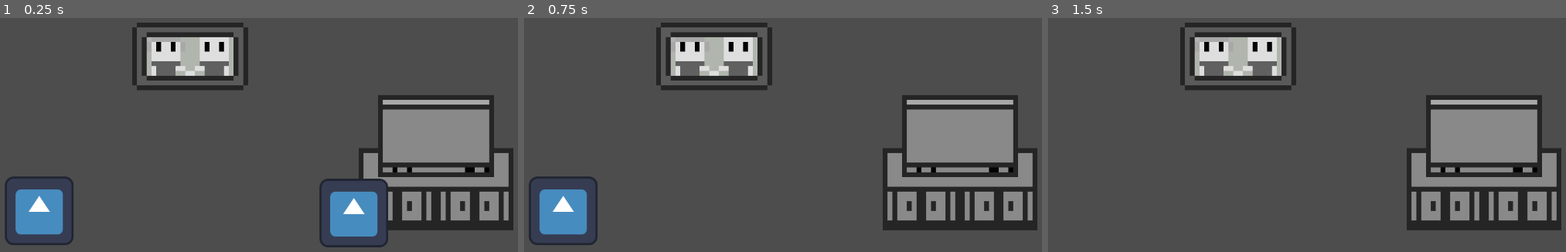
Above: before the commit, frames 1-3 (left to right).
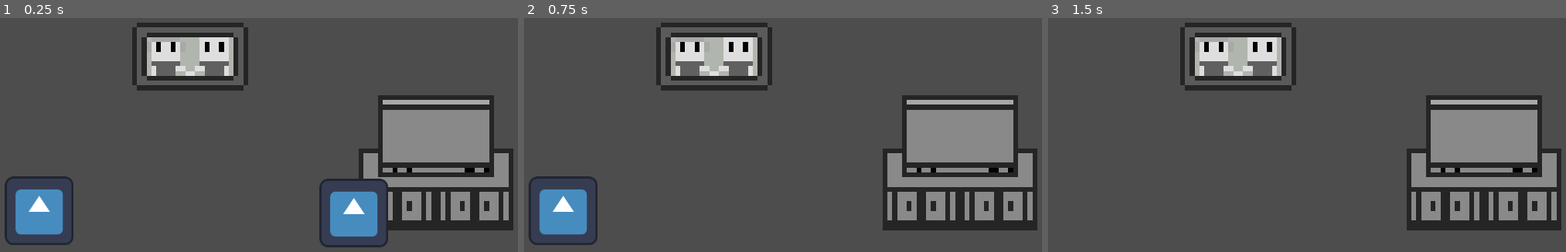
Above: after the commit, the same moments.

Repository: discordLC/Scream-Secret-Game-Jam
Game: Godot game, scene res://Scenes/World/room_1.tscn
Same seed, same stepped clock (60 frames per second), same inputs: the game is played once before the commit and once after it. The project has no main scene, so this scene is started directly. The engine's default icon, where the game draws it, is replaced by a stand-in: a white triangle on a blue panel in a dark square.
Inputs (mouse positions are in pixels of both pictures, inside the frame that each line leads up to):
- Up to frame 1 (0.25 s): no input
- Up to frame 2 (0.75 s): tap Enter at 0.5 s; move the mouse to (876, 212) at 0.52 s; click (876, 212) at 0.67 s
- Up to frame 3 (1.5 s): tap Space at 1.25 s; move the mouse to (1089, 209) at 1.27 s; click (1089, 209) at 1.42 s

The runs differ from the first frame. In frame 1, 0.5% of the frame differs, in the area x 28-99%, y 5-87%; in frame 2, 0.5%; in frame 3, 0.5%.

Commit message:
Adjustments

Diff:
--- a/Scenes/Environment/clickable_item.tscn
+++ b/Scenes/Environment/clickable_item.tscn
@@ -16,3 +16,5 @@
 [node name="CollisionShape2D" type="CollisionShape2D" parent="."]
 z_index = 1
 shape = SubResource("RectangleShape2D_v0nvd")
+
+[connection signal="input_event" from="." to="." method="_on_input_event"]
--- a/Scenes/World/room_2.tscn
+++ b/Scenes/World/room_2.tscn
@@ -1,3 +1,32 @@
-[gd_scene format=3 uid="uid://dwddgwrfk83d3"]
+[gd_scene load_steps=5 format=3 uid="uid://dwddgwrfk83d3"]
+
+[ext_resource type="Script" path="res://Scripts/Managers/game_manager.gd" id="1_h0g4e"]
+[ext_resource type="PackedScene" uid="uid://de0bl7qko5b6o" path="res://Scenes/Environment/changing_tv.tscn" id="1_nc1qb"]
+[ext_resource type="PackedScene" uid="uid://bn6ndatau34gr" path="res://Scenes/Environment/changing_picture.tscn" id="2_awq1x"]
+[ext_resource type="PackedScene" uid="uid://buakxy8kmqr2d" path="res://Scenes/Environment/clickable_item.tscn" id="3_t6c4s"]
 
 [node name="Room_2" type="Node2D"]
+script = ExtResource("1_h0g4e")
+
+[node name="SubViewport" type="SubViewport" parent="."]
+size = Vector2i(1920, 1080)
+
+[node name="Camera2D2" type="Camera2D" parent="SubViewport"]
+position = Vector2(580, 323)
+
+[node name="Environment" type="Node2D" parent="."]
+
+[node name="Changing_TV" parent="Environment" instance=ExtResource("1_nc1qb")]
+position = Vector2(508, 471)
+
+[node name="Changing Picture" parent="Environment" instance=ExtResource("2_awq1x")]
+position = Vector2(596, 250)
+
+[node name="ClickableItem" parent="Environment" instance=ExtResource("3_t6c4s")]
+z_index = 1
+position = Vector2(981, 560)
+
+[node name="ClickableItem2" parent="Environment" instance=ExtResource("3_t6c4s")]
+z_index = 1
+position = Vector2(299, 207)
+item_type = 1
--- a/Scripts/Items/clickable_item.gd
+++ b/Scripts/Items/clickable_item.gd
@@ -26,10 +26,7 @@
 	# Set the click message based on the item type
 	click_message = click_messages.get(item_type, "Unknown item")
 
-	# Connecting Area2D to itself through code in _ready() rather than creating more work through Node :D
-	self.input_event.connect(_on_input_event)
-
-func _on_input_event(_viewport: Viewport, event: InputEvent, _shape_idx: int):
+func _on_input_event(_viewport, event, _shape_idx):
 	if event is InputEventMouseButton and event.pressed:
 		print(click_message)
 		queue_free()
--- a/Scripts/Managers/game_manager.gd
+++ b/Scripts/Managers/game_manager.gd
@@ -21,6 +21,3 @@
 		# Screen is taller than the target aspect ratio
 		var new_height = int(screen_size.x / target_aspect)
 		viewport.size = Vector2i(int(screen_size.x), new_height)
-
-	# Ensure viewport size is properly updated with integer values
-	viewport.size = Vector2i(viewport.size.x, viewport.size.y)
--- a/project.godot
+++ b/project.godot
@@ -16,7 +16,7 @@
 
 [display]
 
-window/stretch/mode="viewport"
+window/stretch/mode="canvas_items"
 
 [file_customization]
 
